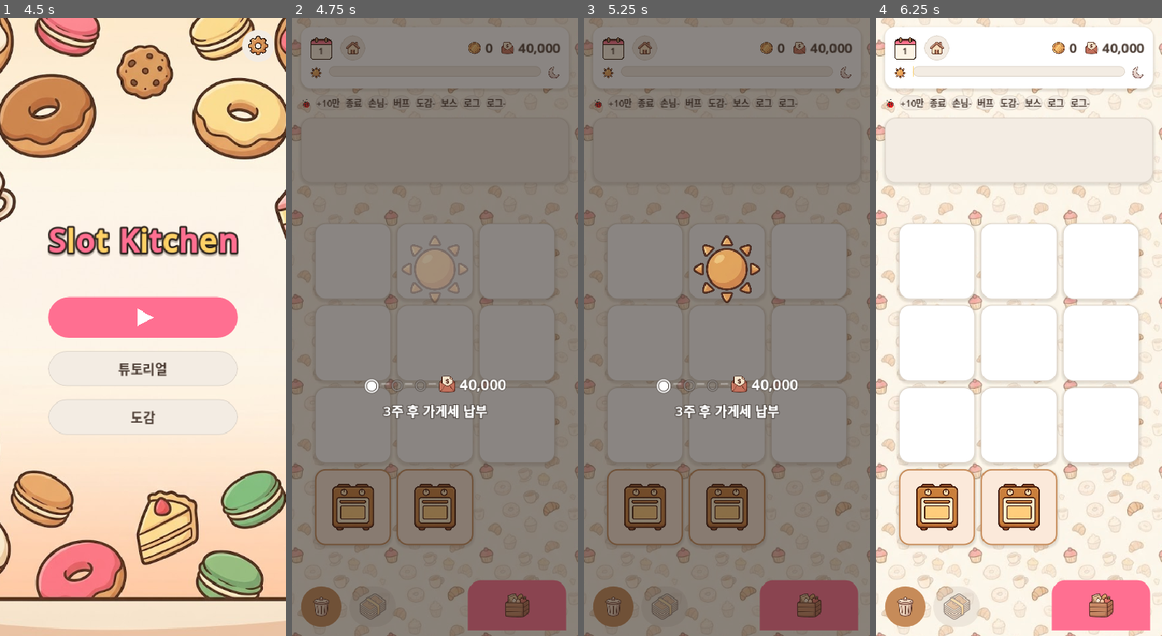
Above: before the commit, frames 1-4 (left to right).
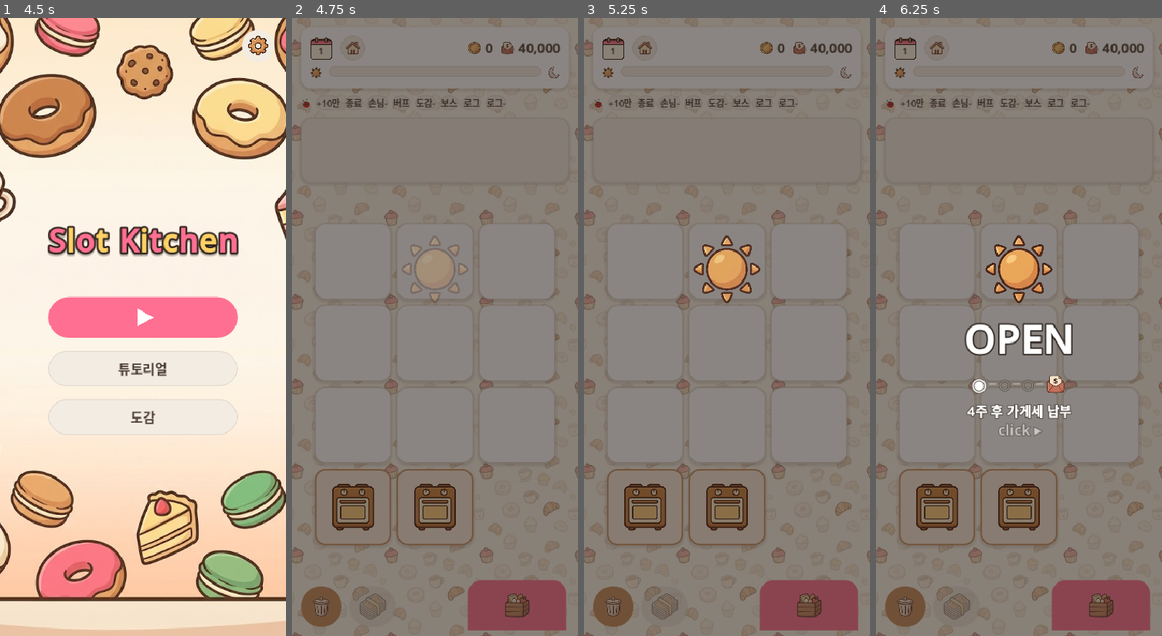
Above: after the commit, the same moments.

Repository: yellyB/game-slot-kitchen
Game: Godot game, scene res://scenes/Main.tscn
The game is run twice, just before and just after one commit, with the same random seed, the same clock (stepped at 60 frames per second) and the same inputs. Sound files missing from this copy of the repository are replaced by a short silence.
Inputs (mouse positions are in pixels of both pictures, inside the frame that each line leads up to):
- Up to frame 1 (4.5 s): tap Enter at 0.5 s; move the mouse to (128, 450) at 0.52 s; hold W 0.53-1.25 s; tap Q at 0.6 s; click (128, 450) at 0.67 s; tap Space at 0.77 s; click (60, 48) at 1.25 s; drag from (228, 419) to (128, 450) at 2.02 s; move the mouse to (57, 234) at 2.77 s; hold A 2.78-3.5 s; tap R at 2.85 s; click (57, 234) at 2.92 s; drag from (157, 327) to (57, 234) at 3.52 s; move the mouse to (100, 172) at 4.27 s; hold S from 4.28 s (still down); tap Z at 4.35 s; click (100, 172) at 4.42 s
- Up to frame 2 (4.75 s): keep holding S; tap Space at 4.52 s
- Up to frame 3 (5.25 s): release S at 5 s; drag from (644, 259) to (684, 172) at 5.02 s
- Up to frame 4 (6.25 s): move the mouse to (1019, 259) at 5.77 s; hold W from 5.78 s (still down); tap C at 5.85 s; click (1019, 259) at 5.92 s

Frame 1 is identical in both runs. In frame 2, 0.9% of the frame differs, in the area x 25-75%, y 57-65%; in frame 3, 0.9%; in frame 4, 98%, in the area x 0-100%, y 0-100%.

Commit message:
OPEN 배너 트랙: 잔여 주 +1 보정·금액 제거·순차 등장 + CLAUDE.md 주석 규칙
- '4주 후 가게세 납부'부터 시작(off-by-one 수정), 트랙엔 금액 미표시(상단바에 있음).
- 트랙은 OPEN 글자 뒤·click 힌트 앞에 페이드인(순서 유지). 월말 문구 점멸.
- CLAUDE.md에 '주석 규칙'(불필요 주석 금지) 추가.

Co-Authored-By: Claude Opus 4.8 (1M context) <noreply@anthropic.com>

Diff:
--- a/scripts/main.gd
+++ b/scripts/main.gd
@@ -1312,7 +1312,6 @@
   var wk := Levels.get_week(week)
   var wim := int(wk["week_in_month"])       # 1..4 (이번 달 몇 주차)
   var is_end: bool = wk["is_month_end"]
-  var mr := int(wk["monthly_rent"])
   var wpm := Levels.WEEKS_PER_MONTH
 
   var v := VBoxContainer.new()
@@ -1334,20 +1333,13 @@
     var conn := UI.label("─", 16, Color(1, 1, 1, 0.45), true)
     conn.mouse_filter = Control.MOUSE_FILTER_IGNORE
     row.add_child(conn)
-  # 끝 = 납부 노드(청구서 + 월세 금액)
-  var pay := HBoxContainer.new()
-  pay.add_theme_constant_override("separation", 3)
-  pay.mouse_filter = Control.MOUSE_FILTER_IGNORE
-  pay.add_child(UI.ui_icon("bill", 26))
-  var amt := UI.label(UI.money(mr), 20, Palette.DANGER if is_end else Palette.WHITE, true)
-  amt.add_theme_constant_override("outline_size", 3)
-  amt.add_theme_color_override("font_outline_color", Palette.COCOA_900)
-  amt.mouse_filter = Control.MOUSE_FILTER_IGNORE
-  pay.add_child(amt)
-  row.add_child(pay)
+  # 끝 = 납부 노드(청구서 아이콘만 — 금액은 상단바에 있음)
+  var bill := UI.ui_icon("bill", 28)
+  bill.mouse_filter = Control.MOUSE_FILTER_IGNORE
+  row.add_child(bill)
   v.add_child(row)
 
-  var msg := "이번 주 가게세 납부!" if is_end else (str(int(wk["weeks_left"])) + "주 후 가게세 납부")
+  var msg := "이번 주 가게세 납부!" if is_end else (str(int(wk["weeks_left"]) + 1) + "주 후 가게세 납부")
   var lbl := UI.label(msg, 18, Palette.DANGER if is_end else Palette.WHITE, true)
   lbl.add_theme_constant_override("outline_size", 4)
   lbl.add_theme_color_override("font_outline_color", Palette.COCOA_900)
@@ -1355,10 +1347,10 @@
   lbl.mouse_filter = Control.MOUSE_FILTER_IGNORE
   v.add_child(lbl)
 
-  if is_end:   # 납부 주 — 금액 점멸(긴장)
+  if is_end:   # 납부 주 — 문구 점멸(긴장)
     var pt := create_tween().set_loops()
-    pt.tween_property(amt, "modulate:a", 0.35, 0.5).set_trans(Tween.TRANS_SINE)
-    pt.tween_property(amt, "modulate:a", 1.0, 0.5).set_trans(Tween.TRANS_SINE)
+    pt.tween_property(lbl, "modulate:a", 0.4, 0.5).set_trans(Tween.TRANS_SINE)
+    pt.tween_property(lbl, "modulate:a", 1.0, 0.5).set_trans(Tween.TRANS_SINE)
   return v
 
 
@@ -1393,8 +1385,9 @@
   l.horizontal_alignment = HORIZONTAL_ALIGNMENT_CENTER
   l.mouse_filter = Control.MOUSE_FILTER_IGNORE
   box.add_child(l)
-  if extra != null:   # OPEN 배너의 월 진행 트랙(월세 예고) — OPEN 글자 아래 중앙
+  if extra != null:
     box.add_child(extra)
+    extra.modulate.a = 0.0
 
   var hint := UI.label("click ▸", 20, Palette.WHITE, true)   # 하단 탭 유도 힌트
   hint.add_theme_constant_override("outline_size", 4)
@@ -1433,6 +1426,11 @@
   lt.parallel().tween_property(l, "scale", Vector2(1.12, 1.12), 0.2).set_trans(Tween.TRANS_BACK).set_ease(Tween.EASE_OUT)
   lt.tween_property(l, "scale", Vector2.ONE, 0.1).set_trans(Tween.TRANS_SINE)
   await lt.finished
+
+  if extra != null:
+    var et := create_tween()
+    et.tween_property(extra, "modulate:a", 1.0, 0.25)
+    await et.finished
 
   var hp := create_tween()   # 힌트 페이드인 후 깜빡 펄스(탭 유도)
   hp.tween_property(hint, "modulate:a", 1.0, 0.3)
Not shown, changed: CLAUDE.md
